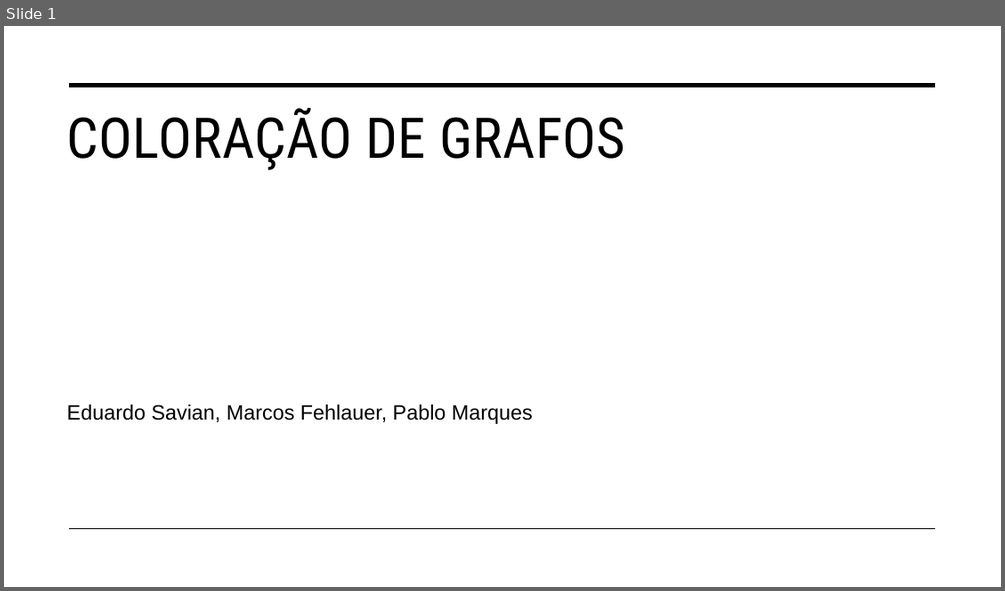
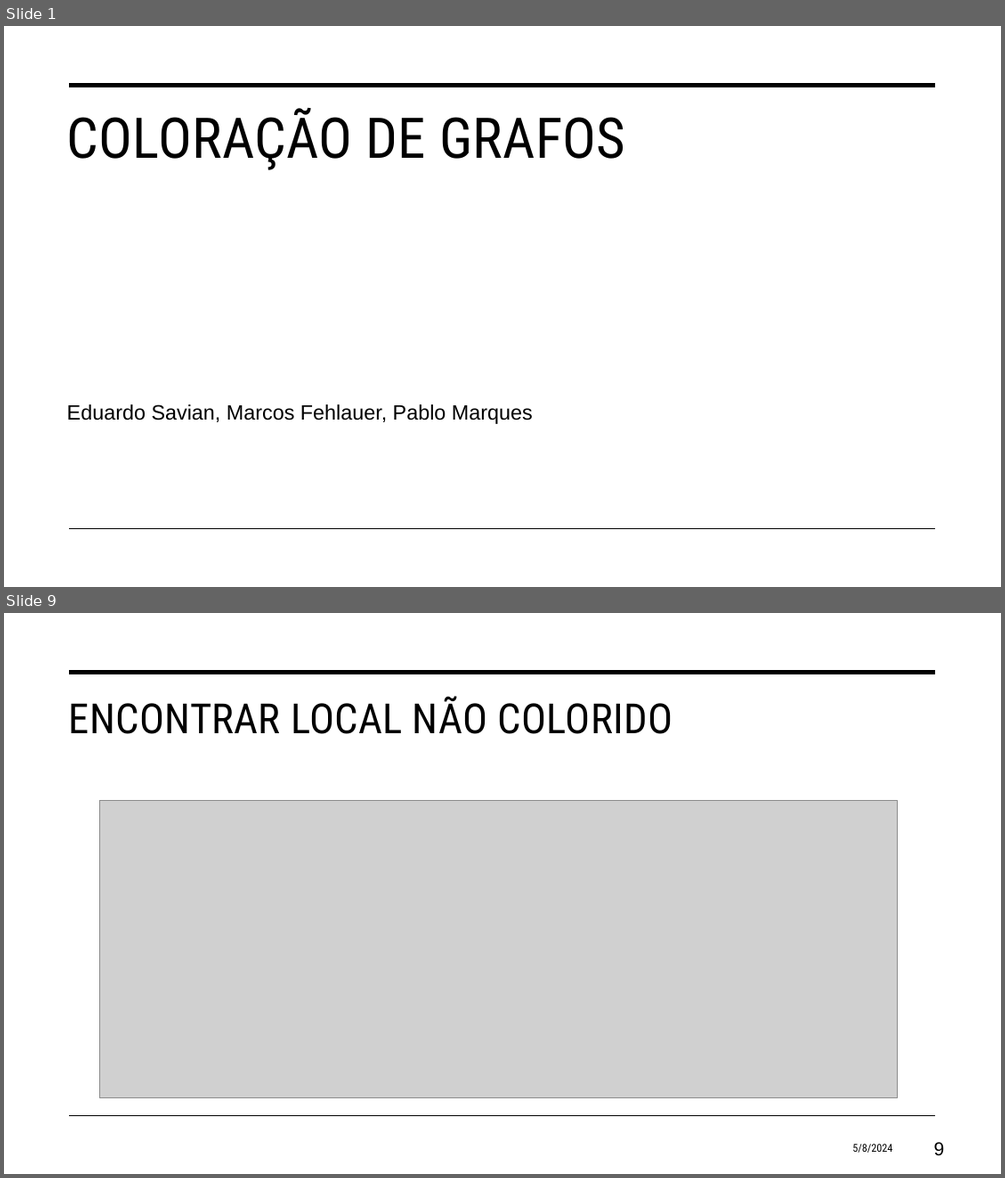
Before and after one commit to eduardosavian/graph-coloring, a slide deck: Presentation.pptx. Shown one above the other, each under a label of ours: slide 1 before the commit, slides 1 and 9 after it; the slides between them are not shown. The pictures are 1005x591 and 1005x1178 pixels, drawn with LibreOffice and Linux fonts; fonts in the diff are those of the drawing; grey boxes stand for pictures. Boxes give left, top, right and bottom in pixels: in the first picture for what was removed or moved away, otherwise in the second. Text is boxed around its words. In the diff, an @@ line names an element or a change of style, - is before the commit and + after.

```diff
--- a/Presentation.pptx
+++ b/Presentation.pptx
@@ slide 9 added at <box>4,613,1001,1174</box>, background #FFFFFF; not listed: 2 template elements that a slide beside it also shows @@
@@ title added at <box>69,696,672,734</box>, 40 pt, text #000000 @@
+ENCONTRAR LOCAL NÃO COLORIDO
@@ picture added at <box>100,801,898,1098</box> @@
@@ text added at <box>852,1143,892,1152</box>, 10.5 pt, text #000000 @@
+5/8/2024
@@ page number added at <box>934,1142,945,1155</box>, 18 pt, text #000000 @@
+9
```
Also in this commit, not shown: 4 slides changed, 10 other slides added, 3 other files.
